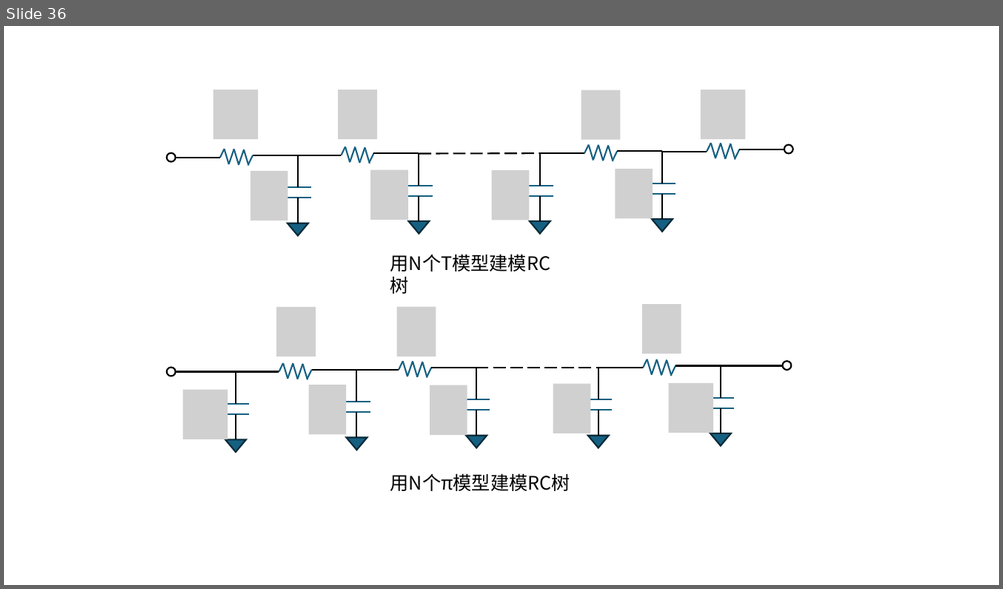
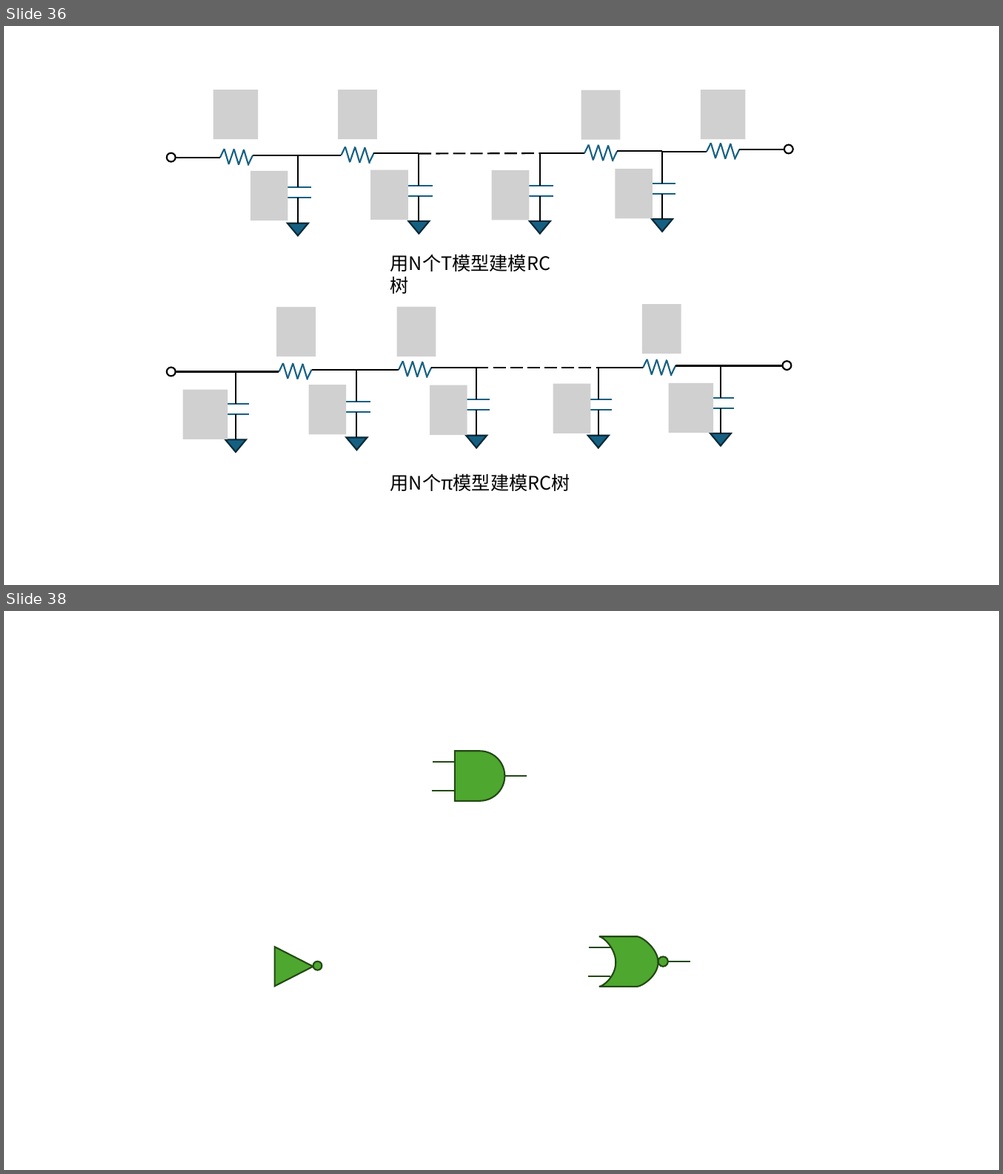
Before and after one commit to Verdvana/Verdvana.github.io, a slide deck: _posts/静态时序分析笔记/静态时序分析笔记pptx.pptx. Shown one above the other, each under a label of ours: slide 36 before the commit, slides 36 and 38 after it; the slides between them are not shown. The pictures are 1003x589 and 1003x1174 pixels, drawn with LibreOffice and Linux fonts; fonts in the diff are those of the drawing; grey boxes stand for pictures. Boxes give left, top, right and bottom in pixels: in the first picture for what was removed or moved away, otherwise in the second. Text is boxed around its words. In the diff, an @@ line names an element or a change of style, - is before the commit and + after.

```diff
--- a/_posts/静态时序分析笔记/静态时序分析笔记pptx.pptx
+++ b/_posts/静态时序分析笔记/静态时序分析笔记pptx.pptx
@@ slide 38 added at (4,611,999,1170), background #FFFFFF @@
@@ group added at (432,752,526,801): 3 lines, 1 flow chart delay @@
@@ triangle added at (275,947,313,986), fill #4EA72E, outline #224914 1.5 pt @@
@@ ellipse added at (313,962,322,971), fill #4EA72E, outline #224914 1.5 pt @@
@@ group added at (588,937,691,987): 3 lines, 1 freeform shape, 1 ellipse @@
```
Also in this commit, not shown: 2 other slides added, 2 other files.
